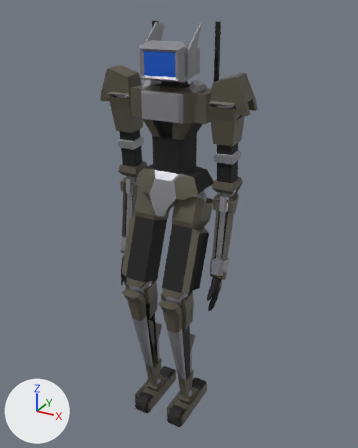
What one commit did to the FBX model Assets/Player/Player.fbx.
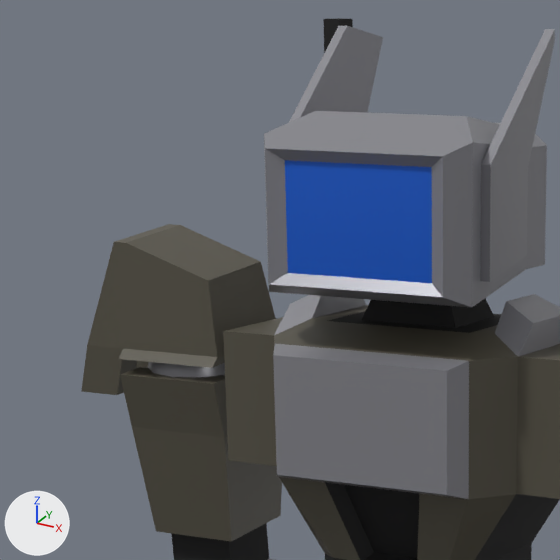
The first picture shows the older version from a 50 mm camera at (1.07, -1.906, 2.036) aimed at (0.027, -0.01, 1.088). The close-ups show the older and then the newer version on the part from 23% to 57% of the width and 4% to 31% of the height of that picture. Only the edits that show in the close-ups are written down. Arrows for +X, +Y and +Z are at lower left; the lights stay in place. Where no turn or scale is listed for an object, it has been applied to the vertices.

Objects in the first close-up: 'Head', 'Torso', 'UpperArm R'.
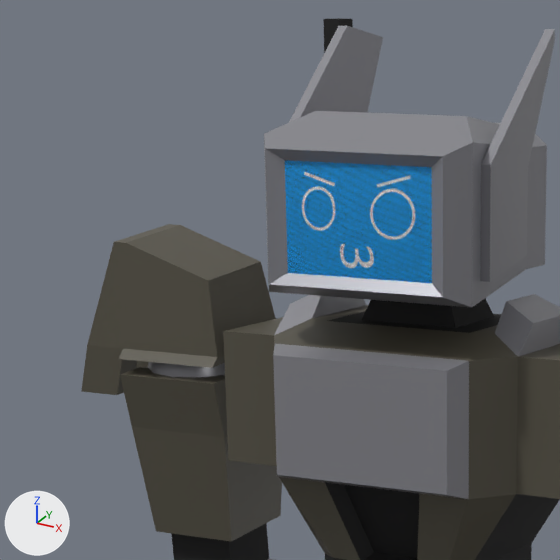
Location of each change, (x1, y1, x2, y2) in pixels of the close-ups (560 x 560 px):
'Head', surface changed: (282, 158, 435, 286) in both
part 1 of me_cube_004, surface changed: (285, 160, 432, 283) in both

The change, as a list of edits to the scene's bpy script:
```text
Add img_playerface_png:
    img_playerface_png = load_image('PlayerFace.png', 'PlayerFace.png', 800, 600, 'sRGB')
Change mat_screen:
    remove mat_screen.base_color = (0.0, 0.096, 0.589)  # blue #0057ca
    add mat_screen.texture = img_playerface_png
Change me_cube_004:
    where me_cube_004.from_pydata(...)  # 51 vertices, 51 faces; spans x -0.109..0.109, y -0.131..0.076, z 1.756..1.974
    used by ob_head; location = (0.0, 0.0, 0.0)
    me_cube_004 part 1: texture (UV) coordinates of 4 of 51 faces, centred in x -0.048..0.048, y -0.126, z 1.792..1.855, changed; they spanned u 0.12..0.88, v 0.0..0.75 and now span u 0.0..1.01, v 0.06..0.93
```
